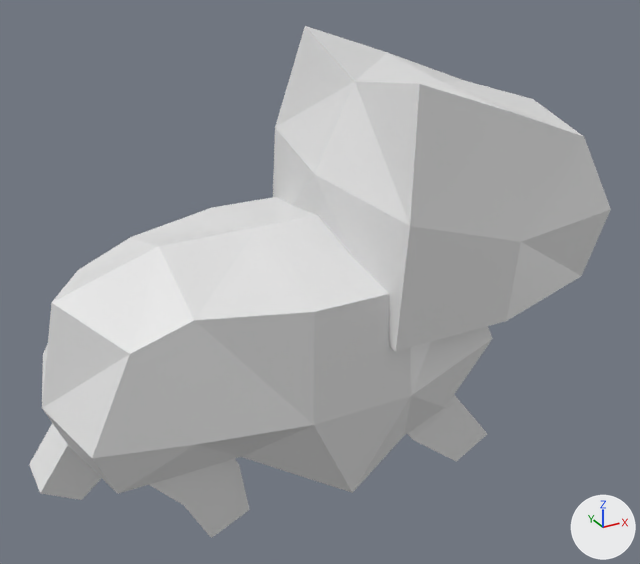
One commit to the Blender file Art/models/unitNoAnimation.blend: the scene before it, then after it.
Camera for both pictures: a 50 mm lens placed at (-2.87, -6.49, 5.32), pointed at (0.6, -0.18, 2.16). Arrows for +X, +Y and +Z are at lower right; the lights stay in place.

In view in the first picture: 'Body', 'Head', 'Leg_b_l', 'Leg_b_r', 'Leg_f_r'.
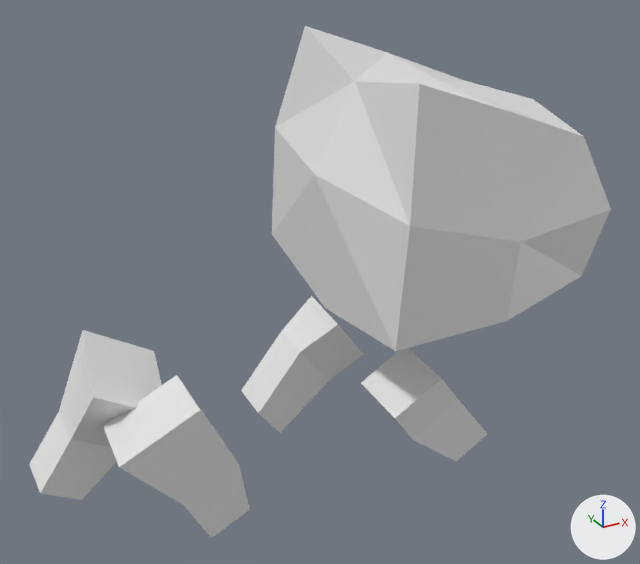
The edits, one by one:
Object 'Body' (ob_body) is now hidden.

Location of each change, (x1, y1, x2, y2) in pixels of the pictures (640 x 564 px):
'Body', hidden: before (42, 197, 493, 494)
'Leg_b_r', unchanged, uncovered by the edit: before (149, 459, 250, 538); after (103, 375, 250, 538)
'Leg_b_l', unchanged, uncovered by the edit: before (29, 423, 101, 500); after (29, 330, 162, 500)
'Leg_f_l', unchanged, uncovered by the edit: after (241, 296, 364, 433)
'Leg_f_r', unchanged, uncovered by the edit: before (407, 394, 487, 462); after (361, 348, 487, 462)
